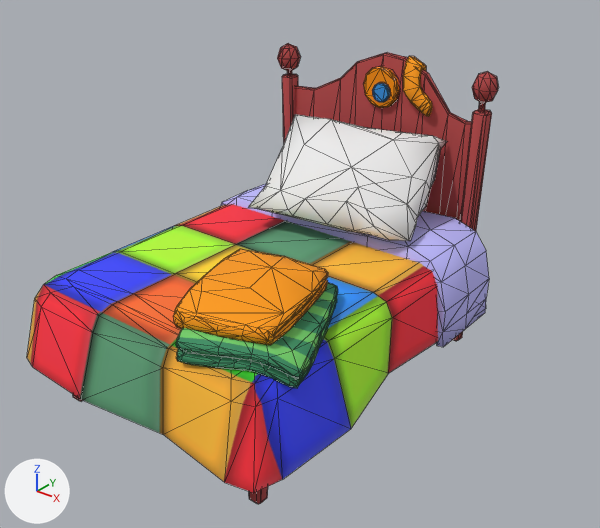
The FBX model Assets/3D/FBX/bed.fbx: old version first, new version second.
Both versions are drawn from a camera (50 mm lens) standing at (6.95, -7.98, 6.95) and looking at (-0.09, 0.83, 1.49). The lights are fixed; the arrows at lower left show +X, +Y and +Z. Mesh edges are drawn as thin lines.

Objects in the first picture: 'bed'.
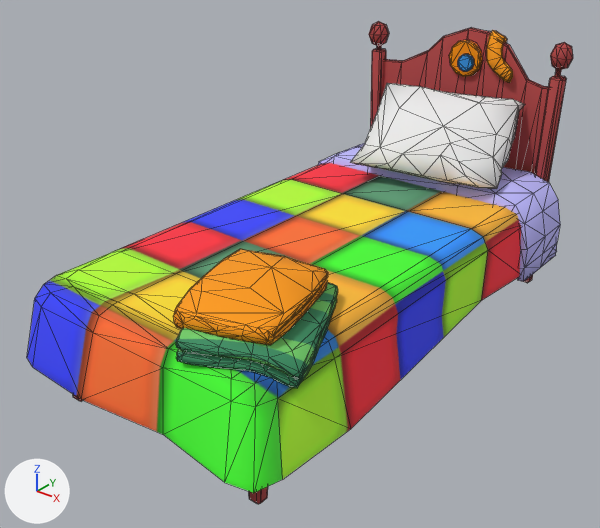
The newer file is also rescaled (x1.5), turned or shifted as a whole; pictures and numbers use the older file's frame.

Changed parts and their boxes (x1, y1, x2, y2) in the pictures (600 x 528 px; the box of a moved part takes in the faces that stretch with it):
'bed', reshaped (16% wider)
    before: (27, 43, 498, 504)
    after: (27, 21, 573, 504)
part 1 of me_mesh, moved or reshaped
    before: (282, 74, 298, 142)
    after: (370, 49, 386, 129)
part 2 of me_mesh, moved or reshaped
    before: (220, 183, 489, 347)
    after: (318, 143, 560, 281)
part 3 of me_mesh, moved or reshaped
    before: (295, 52, 472, 222)
    after: (382, 28, 548, 174)
part 4 of me_mesh, moved or reshaped
    before: (452, 109, 492, 341)
    after: (523, 76, 566, 283)
part 5 of me_mesh, moved or reshaped
    before: (478, 102, 486, 111)
    after: (555, 69, 561, 77)
part 6 of me_mesh, moved or reshaped
    before: (472, 72, 498, 103)
    after: (550, 42, 573, 70)
part 7 of me_mesh, moved or reshaped
    before: (277, 43, 301, 71)
    after: (369, 21, 389, 46)
part 8 of me_mesh, moved or reshaped
    before: (363, 66, 400, 108)
    after: (449, 40, 483, 77)
part 9 of me_mesh, moved or reshaped
    before: (372, 83, 390, 102)
    after: (458, 54, 474, 71)
part 10 of me_mesh, moved or reshaped
    before: (249, 114, 447, 241)
    after: (350, 83, 525, 189)
part 11 of me_mesh, moved or reshaped
    before: (403, 56, 432, 116)
    after: (487, 30, 513, 83)
part 12 of me_mesh, moved or reshaped
    before: (111, 204, 438, 428)
    after: (111, 163, 557, 428)
part 13 of me_mesh, surface changed
    both: (27, 249, 351, 496)

Patch to the scene script:
```diff
--- a/Assets/3D/FBX/bed.fbx.py
+++ b/Assets/3D/FBX/bed.fbx.py
@@ me_mesh @@
 # used by ob_bed; location = (0.0, 0.0, 0.0)
-me_mesh.from_pydata(...)  # 975 vertices, 1721 faces; spans x -2.31..2.31, y -2.85..2.86, z -0.02..4.37
+me_mesh.from_pydata(...)  # 975 vertices, 1721 faces; spans x -2.31..2.31, y -2.85..5.5, z -0.02..4.37
+# me_mesh part 1: the loose piece of 24 vertices spanning x -1.89..-1.64, y 2.56..2.78, z -0.02..3.77 is moved by (0.0, 2.64, 0.0)
+# me_mesh part 2: the loose piece of 56 vertices spanning x -2.27..2.19, y 1.21..2.56, z 0.68..2.12 is moved by (0.0, 2.64, 0.0)
+# me_mesh part 3: the loose piece of 81 vertices spanning x -1.78..1.67, y 2.64..2.74, z 1.12..4.36 is moved by (0.0, 2.64, 0.0)
+# me_mesh part 4: the loose piece of 24 vertices spanning x 1.55..1.85, y 2.56..2.78, z -0.02..3.77 is moved by (0.0, 2.64, 0.0)
+# me_mesh part 5: the loose piece of 12 vertices spanning x 1.69..1.78, y 2.62..2.71, z 3.75..3.93 is moved by (0.0, 2.64, 0.0)
+# me_mesh part 6: the loose piece of 26 vertices spanning x 1.56..1.95, y 2.47..2.85, z 3.87..4.33 is moved by (0.0, 2.64, 0.0)
+# me_mesh part 7: the loose piece of 26 vertices spanning x -1.99..-1.6, y 2.47..2.85, z 3.82..4.28 is moved by (0.0, 2.64, 0.0)
+# me_mesh part 8: the loose piece of 36 vertices spanning x -0.26..0.37, y 2.57..2.67, z 3.53..4.17 is moved by (0.0, 2.64, 0.0)
+# me_mesh part 9: the loose piece of 36 vertices spanning x -0.05..0.25, y 2.53..2.61, z 3.64..3.94 is moved by (0.0, 2.64, 0.0)
+# me_mesh part 10: the loose piece of 63 vertices spanning x -1.21..1.56, y 0.63..2.63, z 2.08..3.37 is moved by (0.0, 2.64, 0.0)
+# me_mesh part 11: the loose piece of 59 vertices spanning x 0.43..1.0, y 2.52..2.86, z 3.57..4.37 is moved by (0.0, 2.64, 0.0)
+# me_mesh part 12
+# 30 vertices are removed from x -2.31..2.18, y 0.07..2.55, z 0.78..1.92
+# 54 faces are deleted
+# 30 vertices are added at x -2.31..2.18, y 2.72..5.19, z 0.78..1.92
+# 54 new faces join them, mat_material__801 (picture img_colcha_jpg)
+# me_mesh part 13: 928 kept faces spanning x -2.28..2.31, y -2.85..-0.29, z -0.02..2.46 get new texture (UV) coordinates
 me_mesh.materials.append(mat_granate)
```
